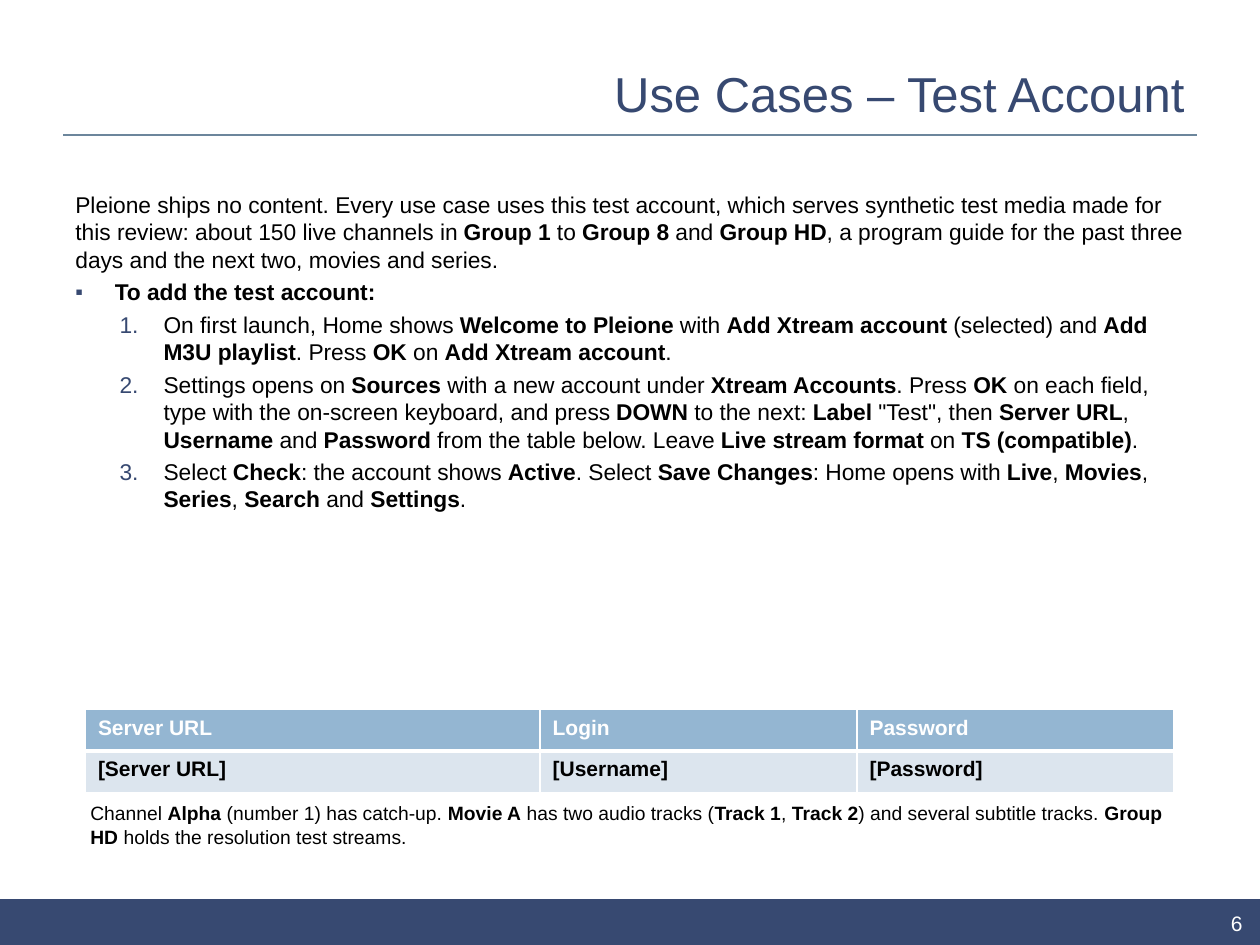
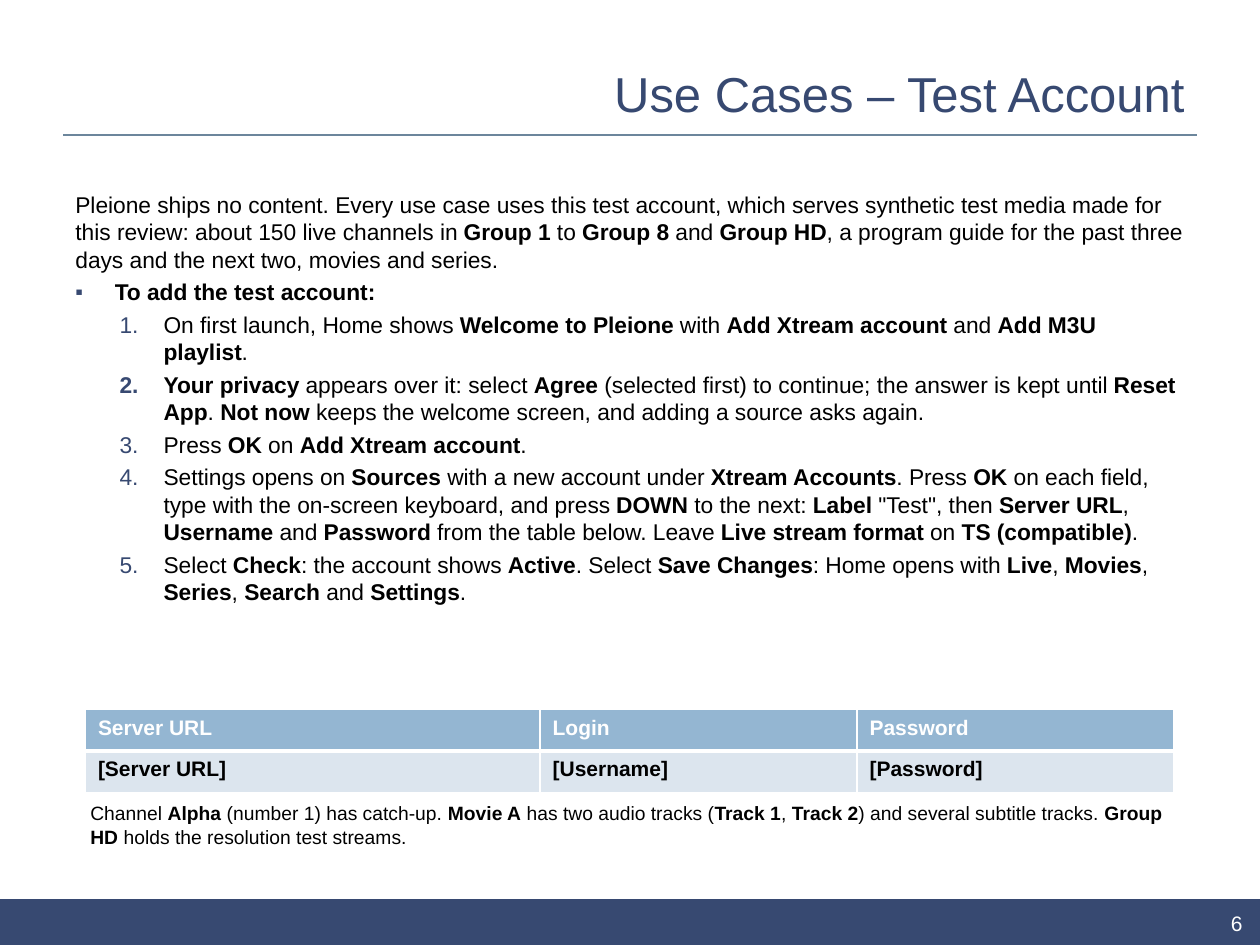
Before and after one commit to ahmedsaed/pleione, a slide deck: slide 6 of store/samsung/ui-description.pptx. Drawn at 1260x945 pixels with LibreOffice and Linux fonts; fonts in the diff are those of the drawing; background and template pictures are left out. Boxes give left, top, right and bottom in pixels: in the first picture for what was removed or moved away, otherwise in the second. Text is boxed around its words. In the diff, an @@ line names an element or a change of style, - is before the commit and + after.

```diff
--- a/store/samsung/ui-description.pptx
+++ b/store/samsung/ui-description.pptx
@@ text at [164,316,1176,454]: text changed; bold off @@
-  1. On first launch, Home shows Welcome to Pleione with Add Xtream account (selected) and Add M3U playlist. Press OK on Add Xtream account.
+  1. On first launch, Home shows Welcome to Pleione with Add Xtream account and Add M3U playlist.
+  2. Your privacy appears over it: select Agree (selected first) to continue; the answer is kept until Reset App. Not now keeps the welcome screen, and adding a source asks again.
+  3. Press OK on Add Xtream account.
```
Also in this commit, not shown: 3 other slides changed, 2 slides added, 4 other files.
